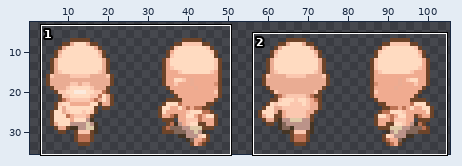
Pixel-art file -- Assets/Resources/Character/Animations/Male/Male Idle/Male2_run.ase. Above, an overview of the earlier version with the close-up marked.
Close-up. Earlier state:
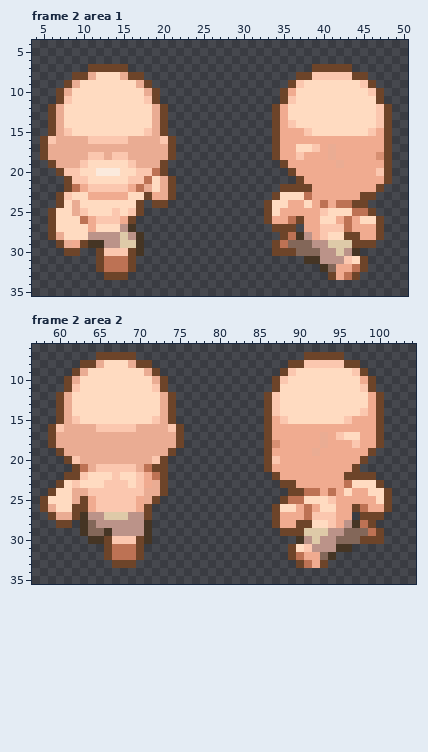
108x36 pixels, 6 frames. Colours within 5 levels of each other are drawn and written as one. Shown: frame 2 area 1: x 4..50, y 4..35; frame 2 area 2: x 57..104, y 6..35. The wide view leaves out empty margins. The commit also changed other frames or places, which this record leaves out.
New version:
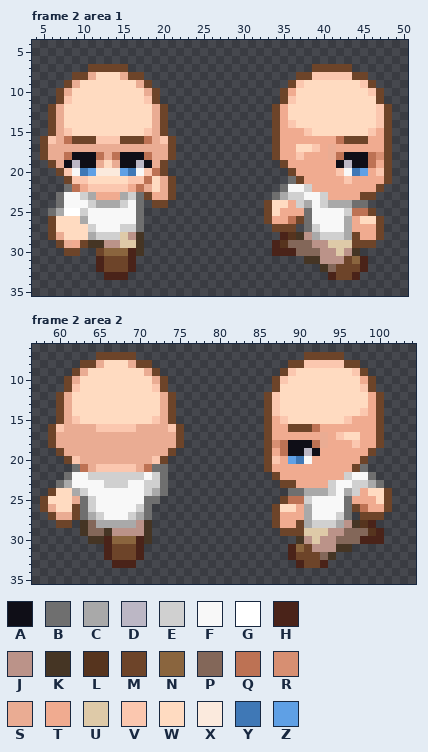
Palette (. is transparent): A #0f0e17  B #6f6f6f  C #a9a9a9  D #bcb7c5  E #d0d0d0  F #f8f8f8  G #ffffff  H #4a2319  J #bb9389  K #453524  L #56341e  M #6d4429  N #8a653e  P #836759  Q #bd7254  R #d78f72  S #eaac93  T #f0ab90  U #decaa8  V #fbc7af  W #ffdbc1  X #fbeadd  Y #3f78b6  Z #5fa0e5
Diff:
layer "Layer 5" now shown
layer "Layer 4" now shown
layer "Layer 7" now shown
--- frame 2 area 1, layers "Layer 7", "Layer 4", "Layer 5"
@@ x 4..50 @@
 15 ..MSVWWWWWWWWWVSM.............MTTTVWWWWWWWVTM..
-16 .MVSSSSVVVVVSSSSVM............MTTTTTTTTTTTTTM..
+16 .MVSQMMMVVVMMMQSVM............MTTTTTTTQMMMTTM..
 17 .MSSSSSSSSSSSSSSSM............MTTWWVTSTTTTTTM..
-18 .MSSSSSVVSVVSSSSSM............MTTVTTTSTTTTTRM..
-19 ..MSSSVWWWWWVSSSM..............MTTTTTTSTTTTTM..
-20 ...MVVWWXXXWWVVQM...............MTTTTTTTTTTVM..
-21 ....MVVWWWWWVVQWSM...............MTTTTTTTTTTM..
-22 ....MQTVVVVVTQSWSM.............MMMMTTTTTTTTM...
-23 ...MVWWTTTTTWWMTSM............MWWWQTTTTTTMM....
-24 ...MWSWWWWWWWM.MM............MWWTTWTQTQQMM.....
-25 ..MWWSVWWWVWVM...............MWTTTTTVWWWQQM....
-26 ..MWWWQTVVVTM................MTTQMTTWWTQTWWM...
-27 ..MWWWWTWWWJK.................MMM.TTVVVQTTTM...
-28 ..MSWWWJJJJUJK.................MQKJTVWWMMTTM...
-29 ...MSTMKKJJUUK................MQPPPJJUUUMMM....
-30 ....MM..MVVVMK................MMMPPPJJUJK......
-31 ........MQQQM.....................KKJJJVWM.....
-32 ........MQQQM.......................KPTTQM.....
-33 .........MMM.........................MTQM......
+18 .MSSQAAAQSQAAAQSSM............MTTVTTTSQAAAQRM..
+19 ..MSADAASWSAADASM..............MTTTTTTADAAQTM..
+20 ...MVFYZXXXZYFVQM...............MTTTTTVFYZTVM..
+21 ....MVVWWWWWVVQWSM..............BMTTTTTVTTTTM..
+22 ....BQTVVVVVTQSWSM.............BFFETTTTTTTTM...
+23 ...BFFECTTTCEBMTSM............BCEEFFETTTTMM....
+24 ...BFFFECCCEFB.MM............MWWTECFECCCBB.....
+25 ..BCGGEFFFFFFB...............MWTTTBFFFFEQQM....
+26 ..MWWWCFFFFFFB...............MTTQMBFFFFCTWWM...
+27 ..MWWWWEFFFEEB................MMM.BEFFFCTTTM...
+28 ..MSWWWCEEEUJK.................HLKJCEEECMTTM...
+29 ...MSTMKKJJUUK................HLPPPJJUUUMMM....
+30 ....MM..MNNNHK................HHHPPPJJUJK......
+31 ........HMMMH.....................KKJJJMNH.....
+32 ........HMMMH.......................KPMMMH.....
+33 .........HHH.........................HMMH......
 34 ...............................................
--- frame 2 area 2, layers "Layer 7", "Layer 4", "Layer 5"
@@ x 57..104 @@
 15 ...MSVWWWWWWWWWVSM...........MTVWWWWWWWVTTTM....
-16 ..MVSSSSVVVVVSSSSVM..........MTTTTTTTTTTTTTM....
+16 ..MVSSSSVVVVVSSSSVM..........MTTMMMQTTTTTTTM....
 17 ..MSSSSSSSSSSSSSSSM..........MTTTTTTSTVWWTTM....
-18 ..MSSSSSSSSSSSSSSSM..........MRTTTTTSTTTVTTM....
-19 ...MSSSSSSSSSSSSSM...........MTTTTTSTTTTTTM.....
-20 ....MVSSSSSSSSSVM............MVTTTTTTTTTTM......
-21 .....MQSVVVVVSQMM............MTTTTTTTTTTM.......
-22 ....MMVWWWVWWVTQM.............MTTTTTTTTMMMM.....
-23 ...MWVWWWVVVWVTSM..............MMTTTTTTQWWWM....
-24 ..MWWSSVVVVVVVSSM...............MMQQTQTWTTWWM...
-25 .MWWWSMTVVVVVTSM...............MQQWWWVTTTTTWM...
-26 .MSWWMMTVVVVVTM...............MWWTQTWWTTMQTTM...
-27 ..MSSMKJJUUUJJM...............MTTTQVVVTT.MMM....
-28 ...MM.KPJJJJJJK...............MTTMMWWVTJKQM.....
-29 ......KPPKJJJJK................MMMUUUJJPPPQM....
-30 .......KKMVVVMK..................KJUJJPPPMMM....
-31 .........MQQQM..................MWVJJJKK........
-32 .........MQQQM..................MQTTPK..........
-33 ..........MMM....................MQTM...........
+18 ..MSSSSSSSSSSSSSSSM..........MRQAAAQSTTTVTTM....
+19 ...MSSSSSSSSSSSSSM...........MTQAADATTTTTTM.....
+20 ....MVSSSSSSSSSVM............MVTZYFTTTTTTM......
+21 .....BQSVVVVVSQBB............MTTTTTTTTTTMB......
+22 ....BFFEEEEEEEFEB.............MTTTTTTTTEFFB.....
+23 ...BCFFFFEEEFFEEB..............MMTTTTEFFEECB....
+24 ..MWWCEFFFFFFFECB...............BBCCCEFCETWWM...
+25 .MWWWSBEFFFFFFBB...............MQQEFFFFBTTTWM...
+26 .MSWWMBEFFFFFEB...............MWWTCFFFFBMQTTM...
+27 ..MSSMBCEFFFECB...............MTTTCFFFEB.MMM....
+28 ...MM.KPCCCCCJK...............MTTMCEEECJKLH.....
+29 ......KPPKJJJJK................MMMUUUJJPPPLH....
+30 .......KKHNNNHK..................KJUJJPPPHHH....
+31 .........HMMMH..................HNMJJJKK........
+32 .........HMMMH..................HMMMPK..........
+33 ..........HHH....................HMMH...........
 34 ................................................
Pixel boxes of the changes (left, top, right, bottom) in both close-ups:
changed: (48, 136, 152, 280)
changed: (272, 136, 376, 280)
changed: (280, 424, 384, 568)
changed: (56, 464, 168, 568)
